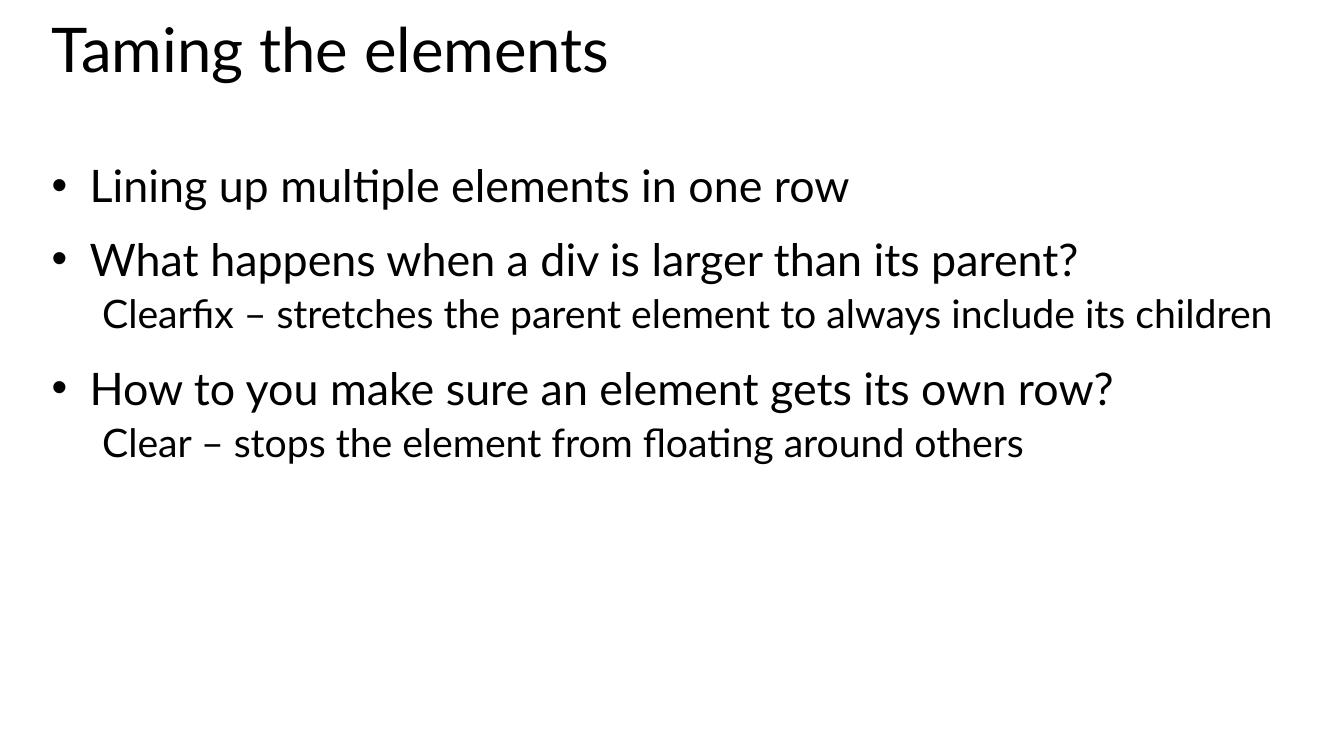
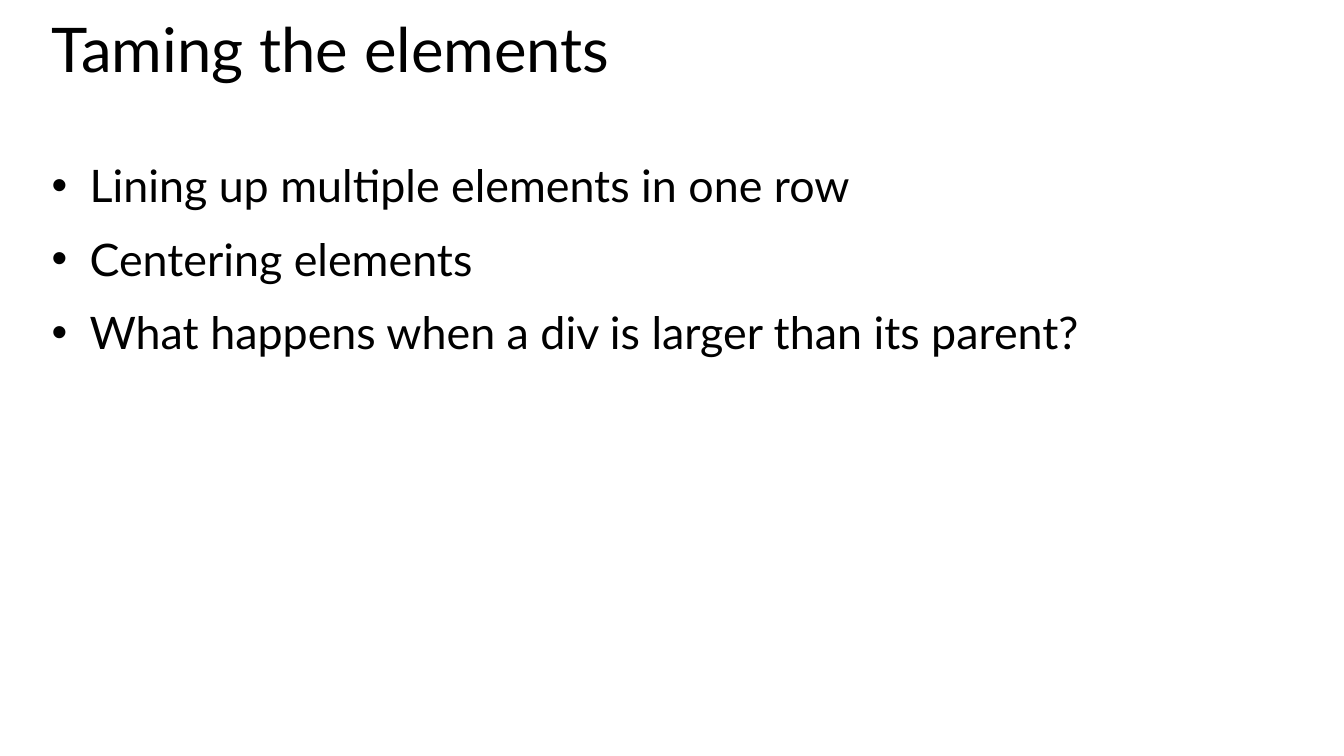
Before and after one commit to CharaD7/CSS-Style, a slide deck: slide 13 of Slides/Module 3.pptx (slide 11 before the commit). Drawn at 1344x756 pixels with LibreOffice and Linux fonts; fonts in the diff are those of the drawing. Boxes give left, top, right and bottom in pixels: in the first picture for what was removed or moved away, otherwise in the second. Text is boxed around its words. In the diff, an @@ line names an element or a change of style, - is before the commit and + after.

```diff
--- a/Slides/Module 3.pptx
+++ b/Slides/Module 3.pptx
@@ text at <box>90,243,473,285</box>: paragraph added @@
+• Centering elements
@@ text at <box>90,299,1272,464</box>: paragraphs removed @@
-  Clearfix – stretches the parent element to always include its children
-• How to you make sure an element gets its own row?
-  Clear – stops the element from floating around others
```
Also in this commit, not shown: 4 other slides changed, 2 slides added, 5 other files.
